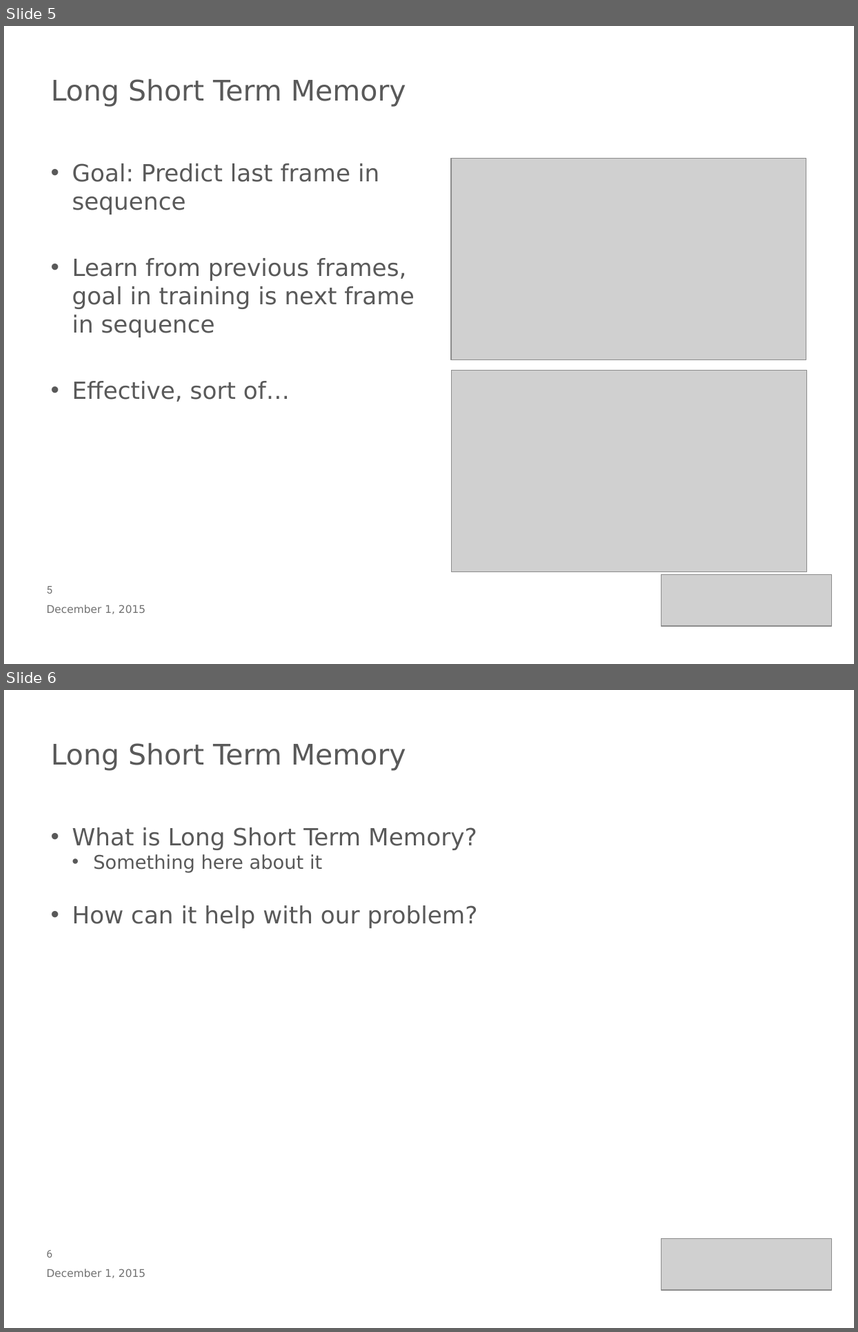
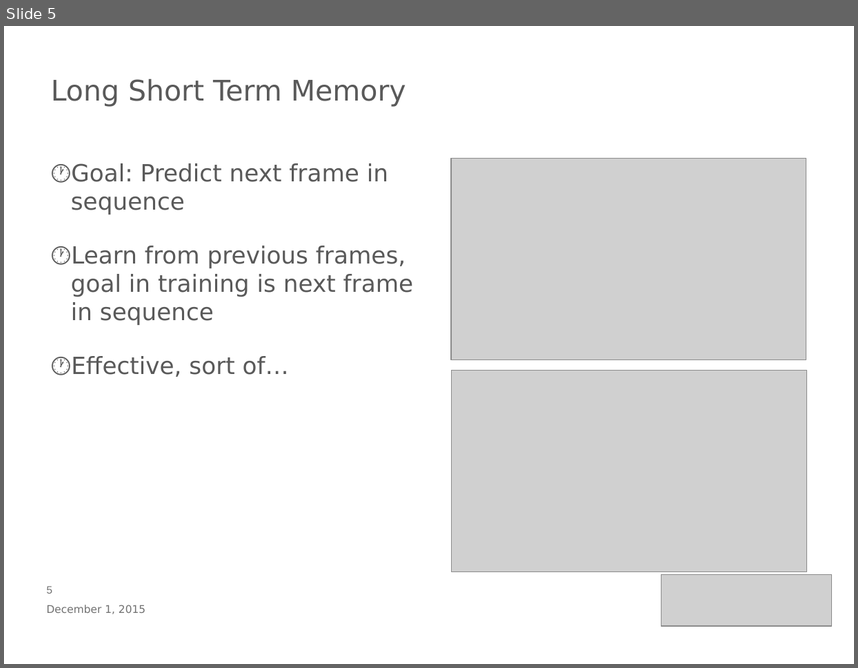
Before and after one commit to benmccamish/CS534, a slide deck: torch_test/CS534FinalSlides.pptx. Shown one above the other, each under a label of ours: slides 5 and 6 before the commit, slide 5 after it. The pictures are 858x1332 and 858x668 pixels, drawn with LibreOffice and Linux fonts; fonts in the diff are those of the drawing; grey boxes stand for pictures; background and template pictures are left out. Boxes give left, top, right and bottom in pixels: in the first picture for what was removed or moved away, otherwise in the second. Text is boxed around its words. In the diff, an @@ line names an element or a change of style, - is before the commit and + after.

```diff
--- a/torch_test/CS534FinalSlides.pptx
+++ b/torch_test/CS534FinalSlides.pptx
@@ slide 6 removed at (4,690,854,1328), background #FFFFFF @@
@@ title removed at (51,743,406,771) @@
-Long Short Term Memory
@@ text removed at (72,827,478,928) @@
-• What is Long Short Term Memory?
-  • Something here about it
-• How can it help with our problem?
@@ picture removed at (661,1239,831,1290) @@
@@ text removed at (47,1268,145,1278) @@
-December 1, 2015
@@ page number removed at (47,1250,53,1257) @@
-6
@@ slide 5 changed as well @@
@@ text at (71,163,388,214): text changed @@
-• Goal: Predict last frame in sequence
+🕐 Goal: Predict next frame in sequence
@@ text at (71,245,414,377): bullet • to 🕐; less space between paragraphs @@
@@ page number at (47,586,53,593): font Roboto to Arial @@
```
Also in this commit, not shown: 3 other slides changed, 3 slides added, 1 other slide removed.
